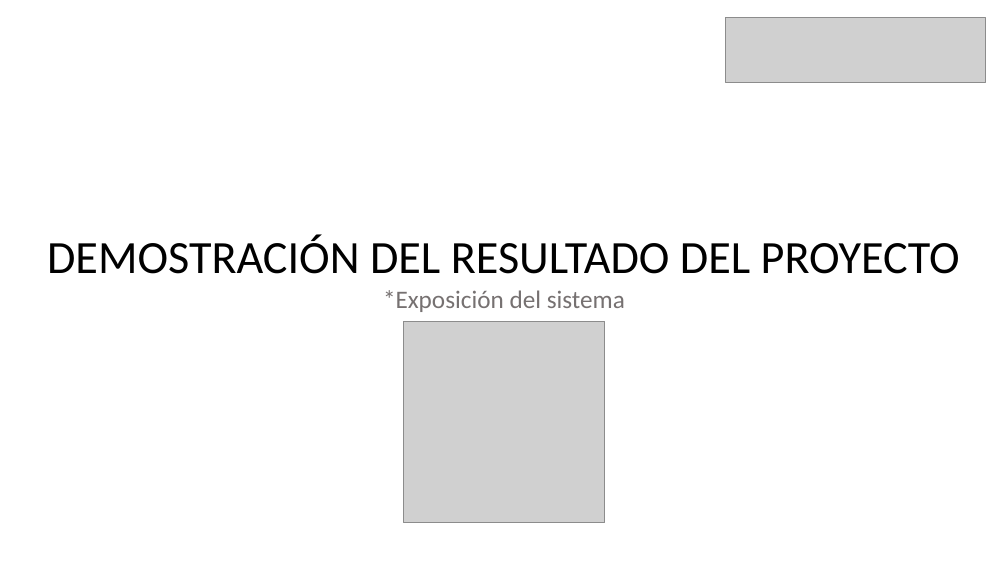
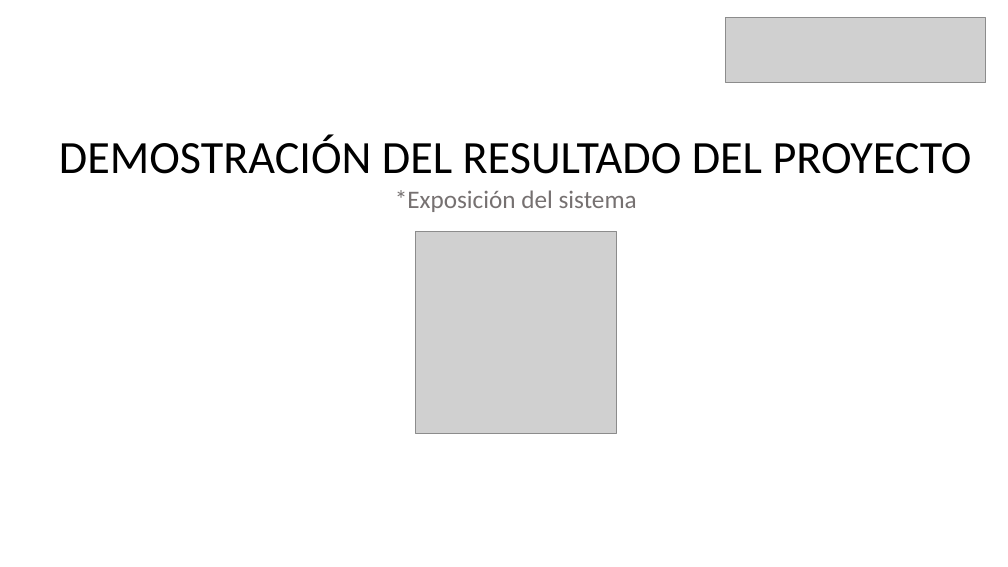
Before and after one commit to FelipeMunhoz18/FelipeMunhoz18-Bravo-Vargas-Munoz-Docs, a slide deck: slide 11 of Fase 3/Evidencias Grupales/Formato Presentación final.pptx. Drawn at 1008x567 pixels with LibreOffice and Linux fonts; fonts in the diff are those of the drawing; grey boxes stand for pictures. Boxes give left, top, right and bottom in pixels: in the first picture for what was removed or moved away, otherwise in the second. Text is boxed around its words. In the diff, an @@ line names an element or a change of style, - is before the commit and + after.

```diff
--- a/Fase 3/Evidencias Grupales/Formato Presentación final.pptx
+++ b/Fase 3/Evidencias Grupales/Formato Presentación final.pptx
@@ text "DEMOSTRACIÓN DEL RESULTADO DEL PROYECTO": place and size @@
-text "DEMOSTRACIÓN DEL RESULTADO DEL PROYECTO" at <box>47,235,960,312</box>
+text "DEMOSTRACIÓN DEL RESULTADO DEL PROYECTO" at <box>59,135,972,212</box>
@@ picture: place and size @@
-picture at <box>403,321,605,523</box>
+picture at <box>415,231,617,433</box>
```
Also in this commit, not shown: 5 other slides changed.
